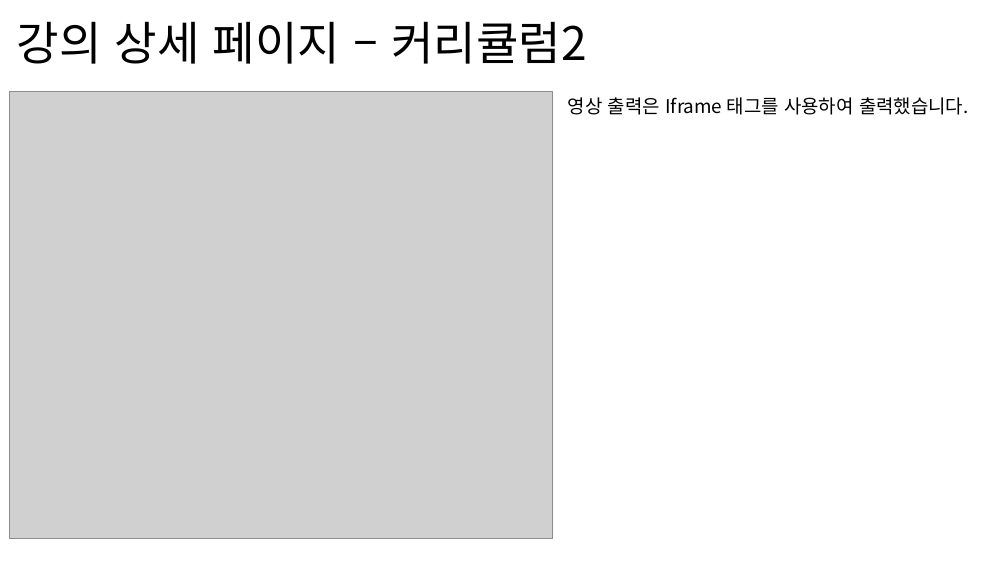
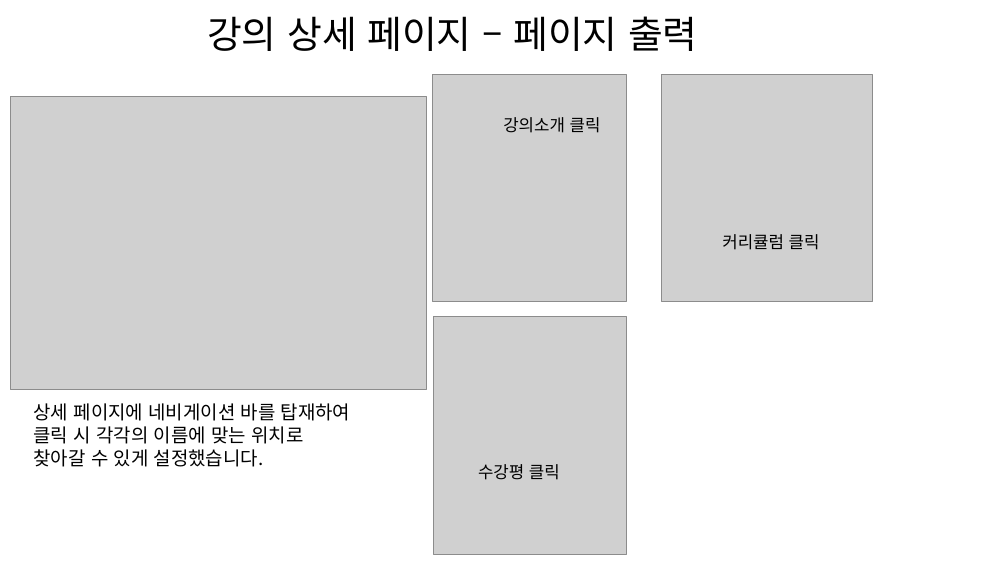
Before and after one commit to NALASAI/SelfIntroduction, a slide deck: slide 15 of 1조 project 포트폴리오(이력서용).pptx. Drawn at 1008x567 pixels with LibreOffice and Linux fonts; fonts in the diff are those of the drawing; grey boxes stand for pictures. Boxes give left, top, right and bottom in pixels: in the first picture for what was removed or moved away, otherwise in the second. Text is boxed around its words. In the diff, an @@ line names an element or a change of style, - is before the commit and + after.

```diff
--- a/1조 project 포트폴리오(이력서용).pptx
+++ b/1조 project 포트폴리오(이력서용).pptx
@@ title at (207,16,698,51): text changed; size 44 to 36 pt @@
-강의 상세 페이지 – 커리큘럼2
+강의 상세 페이지 – 페이지 출력
@@ picture added at (433,74,625,301) @@
@@ picture added at (662,74,872,301) @@
@@ picture: place and size @@
-picture at (9,91,552,538)
+picture at (11,97,426,389)
@@ text added at (503,117,601,133), 16 pt, text #000000 @@
+강의소개 클릭
@@ text removed at (568,97,969,115) @@
-영상 출력은 Iframe 태그를 사용하여 출력했습니다.
@@ text added at (722,234,820,250), 16 pt, text #000000 @@
+커리큘럼 클릭
@@ picture added at (434,316,626,554) @@
@@ text added at (34,403,351,467), 18 pt, text #000000 @@
+상세 페이지에 네비게이션 바를 탑재하여
+클릭 시 각각의 이름에 맞는 위치로
+찾아갈 수 있게 설정했습니다.
@@ text added at (478,464,560,480), 16 pt, text #000000 @@
+수강평 클릭
```
Also in this commit, not shown: 7 other slides changed, 6 slides added, 1 slide removed, 1 other file.
